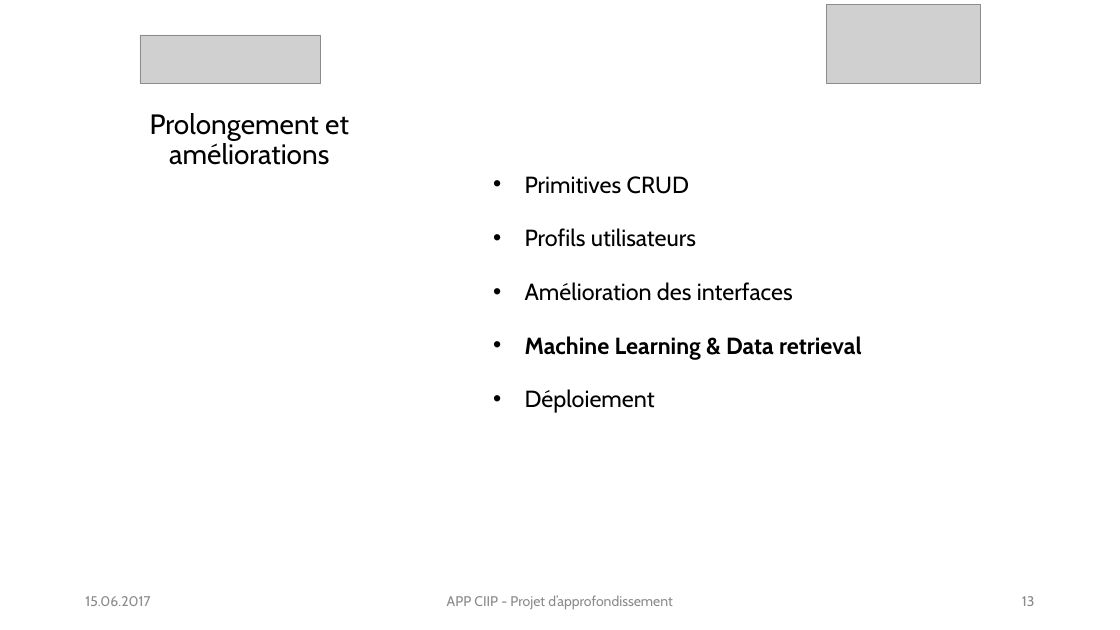
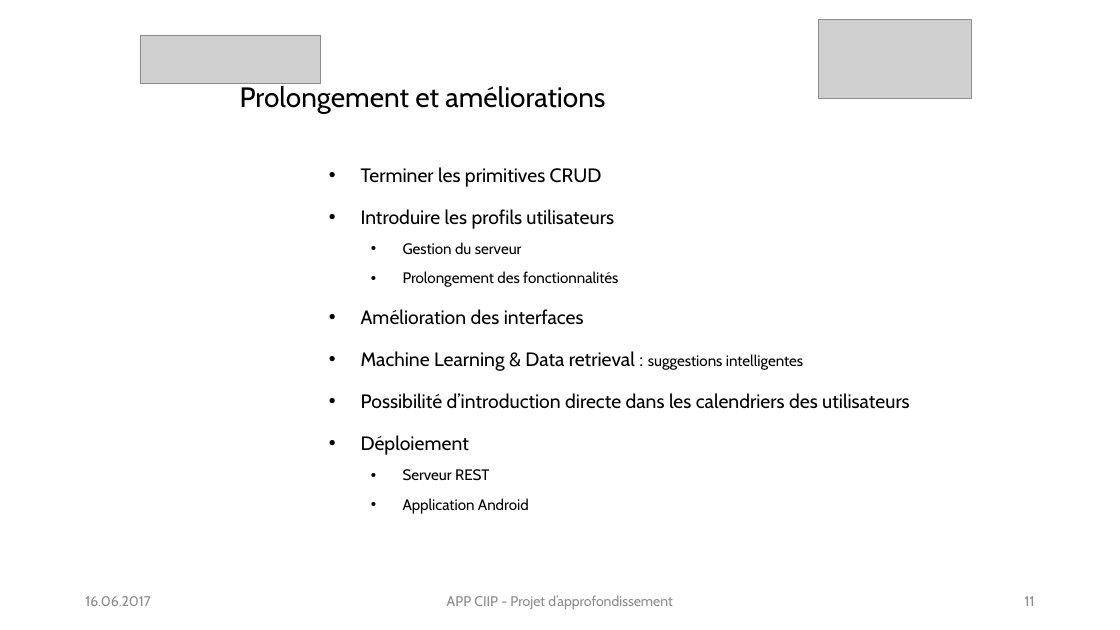
Before and after one commit to gaelteguia/appciip, a slide deck: slide 11 of Defense PA GTT.pptx (slide 13 before the commit). Drawn at 1120x630 pixels with LibreOffice and Linux fonts; fonts in the diff are those of the drawing; grey boxes stand for pictures. Boxes give left, top, right and bottom in pixels: in the first picture for what was removed or moved away, otherwise in the second. Text is boxed around its words. In the diff, an @@ line names an element or a change of style, - is before the commit and + after.

```diff
--- a/Defense PA GTT.pptx
+++ b/Defense PA GTT.pptx
@@ picture: place and size @@
-picture at [826, 4, 980, 83]
+picture at [818, 19, 972, 98]
@@ title "Prolongement et améliorations" rewrapped from [150, 113, 349, 165] to [240, 86, 605, 114] @@
@@ subtitle "Terminer les primitives CRUD": place and size @@
-subtitle "Terminer les primitives CRUD" at [525, 176, 862, 413]
+subtitle "Terminer les primitives CRUD" at [361, 167, 910, 514]
@@ subtitle at [361, 167, 618, 287]: text changed; size 20 to 16.6 pt @@
-• Primitives CRUD
-• Profils utilisateurs
+• Terminer les primitives CRUD
+• Introduire les profils utilisateurs
+  • Gestion du serveur
+  • Prolongement des fonctionnalités
@@ subtitle at [361, 309, 584, 455]: size 20 to 16.6 pt in "Amélioration des interfaces", "Déploiement"; line spacing 1.5 to 1.3 @@
@@ subtitle at [361, 351, 910, 409]: text changed; size 20 to 16.6 pt; bold off @@
-• Machine Learning & Data retrieval
+• Machine Learning & Data retrieval : suggestions intelligentes
+• Possibilité d’introduction directe dans les calendriers des utilisateurs
@@ subtitle at [403, 469, 529, 514]: paragraphs added @@
+  • Serveur REST
+  • Application Android
@@ text at [85, 596, 151, 606]: text changed @@
-15.06.2017
+16.06.2017
@@ page number at [1025, 596, 1035, 606]: text changed @@
-13
+11
```
Also in this commit, not shown: 12 other slides changed, 2 slides removed.
